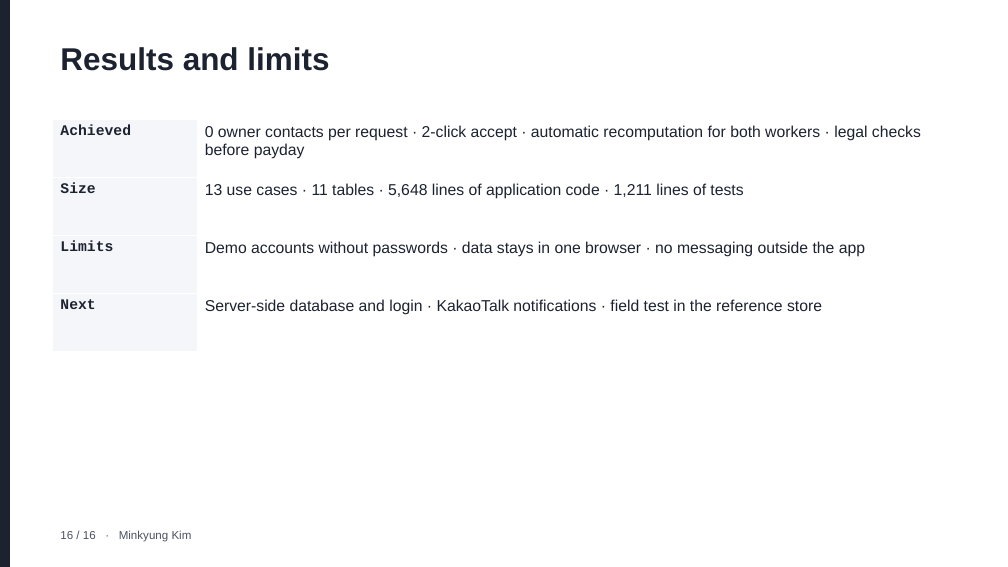
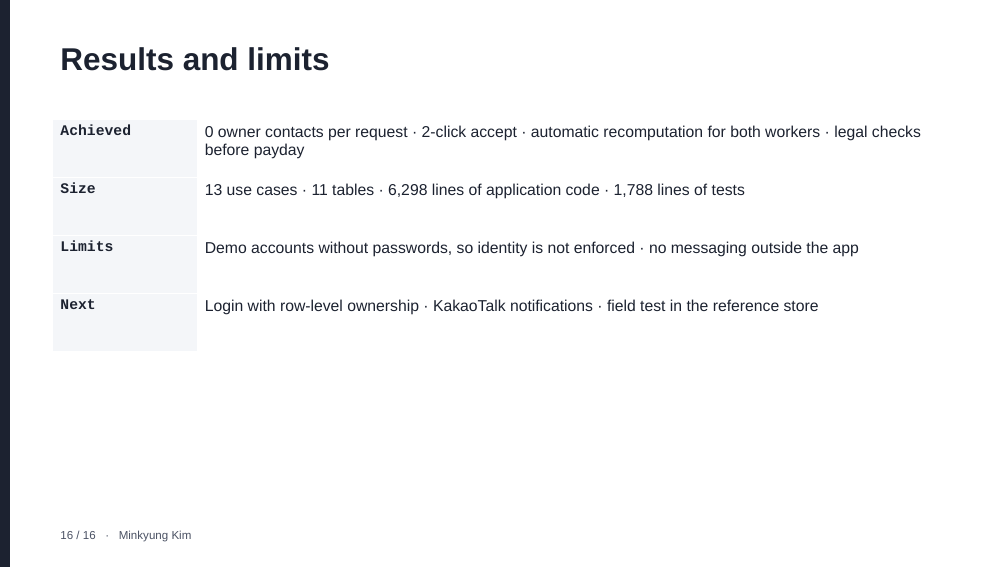
Before and after one commit to keemlogan/shiftswap, a slide deck: slide 16 of presentation/ShiftSwap-Team7.pptx. Drawn at 1008x567 pixels with LibreOffice and Linux fonts; fonts in the diff are those of the drawing. Boxes give left, top, right and bottom in pixels: in the first picture for what was removed or moved away, otherwise in the second. Text is boxed around its words. In the diff, an @@ line names an element or a change of style, - is before the commit and + after.

```diff
--- a/presentation/ShiftSwap-Team7.pptx
+++ b/presentation/ShiftSwap-Team7.pptx
@@ table at (53,120,955,352) @@
-row 2, column 2: 13 use cases · 11 tables · 5,648 lines of application code · 1,211 lines of tests
+row 2, column 2: 13 use cases · 11 tables · 6,298 lines of application code · 1,788 lines of tests
-row 3, column 2: Demo accounts without passwords · data stays in one browser · no messaging outside the app
+row 3, column 2: Demo accounts without passwords, so identity is not enforced · no messaging outside the app
-row 4, column 2: Server-side database and login · KakaoTalk notifications · field test in the reference store
+row 4, column 2: Login with row-level ownership · KakaoTalk notifications · field test in the reference store
```
Also in this commit, not shown: 7 other slides changed, 2 other files.
